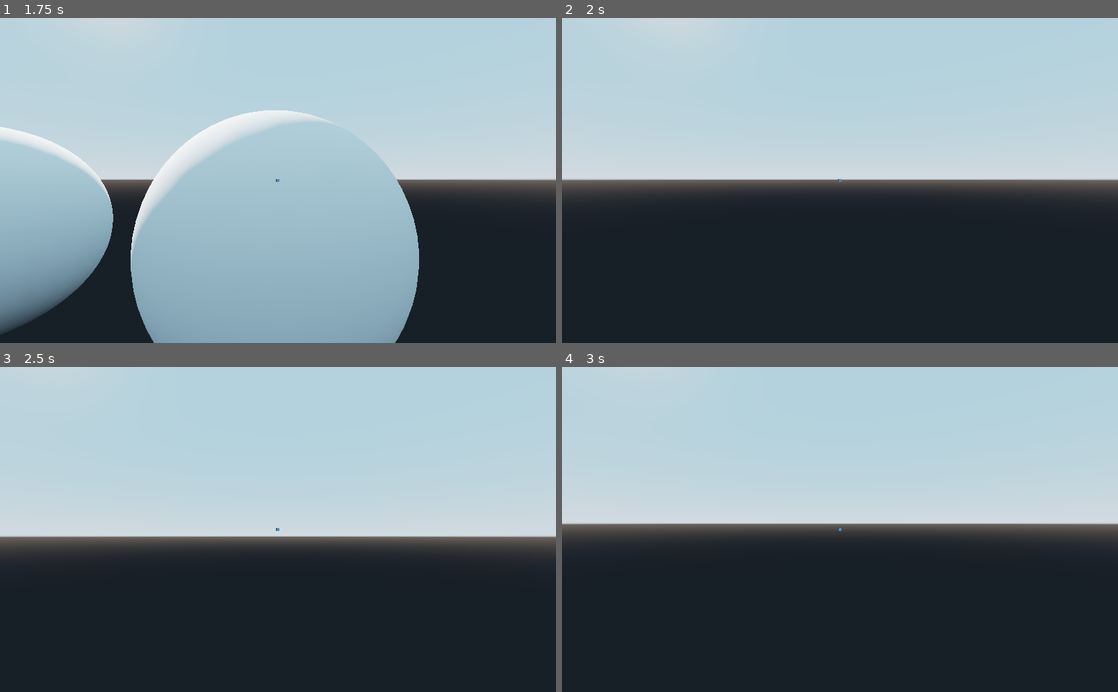
Above: before the commit, frames 1-4 (two rows, left to right).
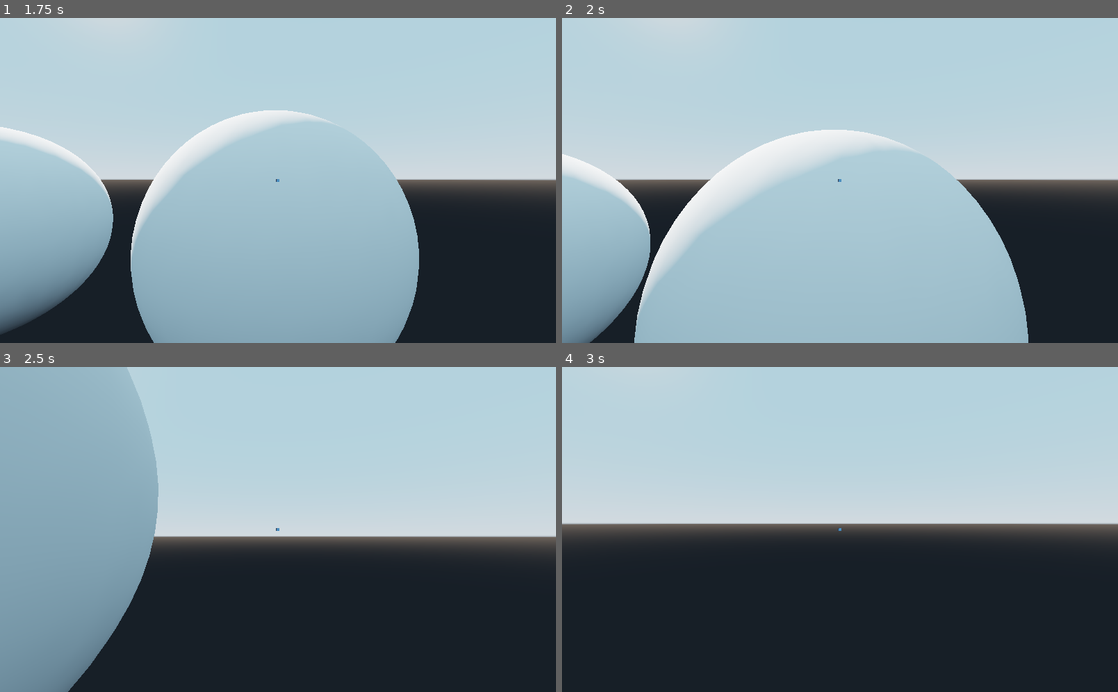
Above: after the commit, the same moments.

Repository: Linko-3D/Godot-Templates-Collection
Game: Godot game, scene res://Sandbox.tscn
Two runs of this game, one before a commit and one after it. Both use one fixed random seed, a clock stepped at 60 frames per second and the inputs below. The engine's default icon, where the game draws it, is replaced by a stand-in: a white triangle on a blue panel in a dark square.
Inputs (mouse positions are in pixels of both pictures, inside the frame that each line leads up to):
- Up to frame 1 (1.75 s): tap Enter (ui_accept) at 0.5, 0.77, 1.52 s; move the mouse to (305, 180) at 0.52 s; hold Up (ui_up) from 0.53 s (still down); click (305, 180) at 0.67 s; move the mouse to (250, 180) at 1.27 s; click (250, 180) at 1.42 s
- Up to frame 2 (2 s): keep holding Up (ui_up)
- Up to frame 3 (2.5 s): keep holding Up (ui_up); move the mouse to (289, 523) at 2.02 s; click (289, 523) at 2.17 s
- Up to frame 4 (3 s): keep holding Up (ui_up); move the mouse to (834, 536) at 2.77 s; click (834, 536) at 2.92 s

Frame 1 is identical in both runs. In frame 2, 41% of the frame differs, in the area x 0-84%, y 34-100%; in frame 3, 24%; in frame 4, nothing differs.

Commit message:
raycast improved

Diff:
--- /dev/null
+++ b/Templates/3D/Effects/Particles.tscn
@@ -0,0 +1,3 @@
+[gd_scene format=2]
+
+[node name="Particles" type="Particles"]
--- a/Templates/3D/FirstPersonCharacter/Camera/HUD/Crosshair.gd
+++ b/Templates/3D/FirstPersonCharacter/Camera/HUD/Crosshair.gd
@@ -1,14 +1,5 @@
 extends Sprite
 
-# Declare member variables here. Examples:
-# var a = 2
-# var b = "text"
-
-# Called when the node enters the scene tree for the first time.
 func _ready():
 	position.x = OS.window_size.x / 2
 	position.y = OS.window_size.y / 2
-
-# Called every frame. 'delta' is the elapsed time since the previous frame.
-#func _process(delta):
-#	pass
--- a/Templates/3D/FirstPersonCharacter/Camera/Raycast/RayCast.gd
+++ b/Templates/3D/FirstPersonCharacter/Camera/Raycast/RayCast.gd
@@ -4,6 +4,6 @@
 func _input(event):
 	if event is InputEventMouseButton and Input.get_mouse_mode() == Input.MOUSE_MODE_CAPTURED:
 		if event.button_index == 1 and event.pressed == true:
-			if get_collider() != null:
-				get_collider().health -= 1
+			if get_collider() != null and "health" in get_collider(): # check if the object has health
+				get_collider().health -= 1 # Remove one health in the script
 				print(get_collider().health)
--- a/Templates/3D/FirstPersonCharacter/FirstPersonCharacter.tscn
+++ b/Templates/3D/FirstPersonCharacter/FirstPersonCharacter.tscn
@@ -14,6 +14,7 @@
 transform = Transform( 1, 0, 0, 0, 1, 0, 0, 0, 1, 0, 1.8, 0 )
 
 [node name="RayCast" parent="Camera" instance=ExtResource( 2 )]
+collision_mask = 1
 
 [node name="HUD" parent="Camera" instance=ExtResource( 3 )]
 
--- a/Templates/3D/Interactive/Target/Target.tscn
+++ b/Templates/3D/Interactive/Target/Target.tscn
@@ -8,7 +8,6 @@
 [sub_resource type="SphereMesh" id=2]
 
 [node name="Target" type="StaticBody"]
-collision_layer = 2
 collision_mask = 0
 script = ExtResource( 1 )
 
